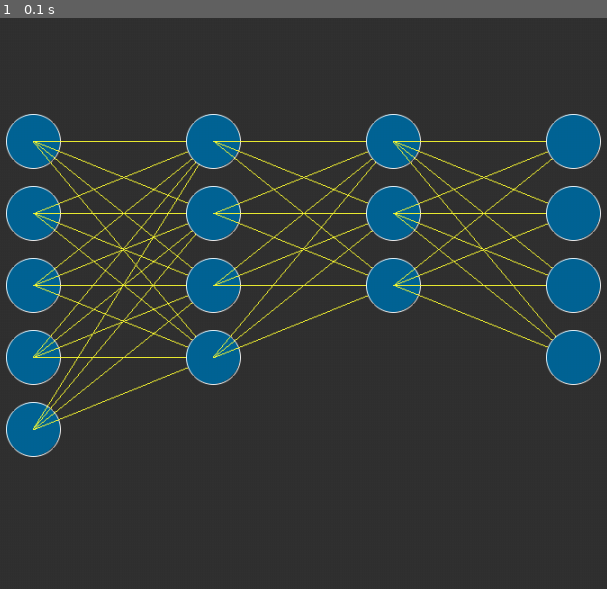
Above: before the commit, frame 1.
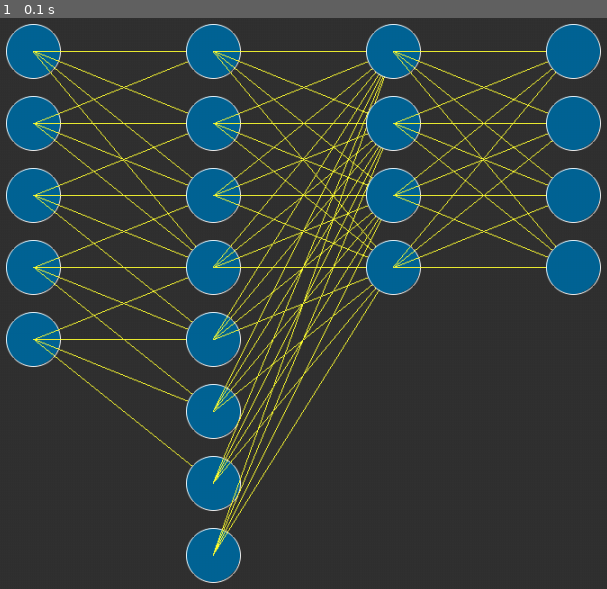
Above: after the commit, the same moment.

Repository: lnyaki/neural_nets
Game: pygame game, started from src/testLayers.py
The game is run twice, just before and just after one commit, with the same random seed, the same clock (stepped at 60 frames per second) and the same inputs.
Inputs:
- Up to frame 1 (0.1 s): no input

The runs differ from the first frame. In frame 1, 23% of the frame differs, in the area x 0-100%, y 1-99%.

Commit message:
Handling mouse events

Diff:
--- a/src/artificialNeuron.py
+++ b/src/artificialNeuron.py
@@ -49,6 +49,7 @@
 		self.futureMove = (0,0)
 		self.layerID 	= layerID
 		self.connectedNeurons 	= []
+		self.backgroundColor = self.BLUE
 
 	def applyMove(self):
 		print("Position : "+str(self.position)+ "	Move by VECTOR "+str(self.futureMove))
@@ -105,6 +106,13 @@
 		self.connectedNeurons.append(targetNeuron)
 
 
+
+	def hover(self):
+		pass
+
+	def selected(self):
+		pass
+
 	def draw(self,gameDisplay):
 		self.drawNeuronBody(gameDisplay)
 		self.drawNeuronConnections(gameDisplay)
@@ -118,7 +126,7 @@
 
 		### Round ! int(round(number))
 		position = (int(round(self.position[0])),int(round(self.position[1])))
-		pygame.draw.circle(gameDisplay,self.BLUE,position,computedNeuronDrawRadius)
+		pygame.draw.circle(gameDisplay,self.backgroundColor,position,computedNeuronDrawRadius)
 		#pygame.draw.circle(gameDisplay,white,position,computedNeuronDrawRadius,borderThickness)
 
 		pygame.gfxdraw.aacircle(gameDisplay,position[0],position[1],computedNeuronDrawRadius, self.WHITE)
--- a/src/testLayers.py
+++ b/src/testLayers.py
@@ -1,9 +1,17 @@
 import pygame
 import random
+import sys
 import vectorOperations
 from artificialNeuron import ArtificialNeuron
 from nnLayer import NNLayer
 from neuralNet import NeuralNet
+
+INTERACTIONS = {
+	"hoverableElements" : [],
+	"hoveredElements" : [],
+	"clickableElements" : [],
+	"clickedElements" : []
+}
 
 def startGame():
 	WINDOW_SIZE 	= (1000,800)
@@ -12,17 +20,60 @@
 	pygame.init()
 
 	gameDisplay 		= initializeGameDisplay(WINDOW_SIZE)
-	neuralNetPosition 	= (200,200)
-	layersStructure 	= [5,4,3,4]
+	neuralNetPosition 	= (200,100)
+	layersStructure 	= [5,8,4,4]
 	neuralNet 			= NeuralNet(neuralNetPosition,layersStructure)
 
 	darkGrey 			= (50,50,50)
 
 	while True:
-		gameDisplay.fill(darkGrey)
-
+		drawBackground(gameDisplay, darkGrey)
+		handleEvents()
 		neuralNet.draw(gameDisplay)
 		pygame.display.update()
+
+
+def drawBackground(gameDisplay,color):
+	gameDisplay.fill(color)
+
+def handleEvents():
+
+	for event in pygame.event.get():
+		if(isKeyboardEvent(event)):
+			handleKeyboardEvents(event)
+
+		elif(isMouseEvent(event)):
+			handleMouseEvents(event)
+
+
+		elif(event.type == pygame.QUIT):
+			pygame.quit()
+			sys.exit()
+
+def isKeyboardEvent(event):
+	return event.type in [pygame.KEYDOWN]
+
+def isMouseEvent(event):
+	return event.type in [pygame.MOUSEBUTTONUP,pygame.MOUSEBUTTONDOWN,pygame.MOUSEMOTION]
+
+def handleKeyboardEvents(event):
+	pass
+
+def handleMouseEvents(event):
+
+	if(event.type == pygame.MOUSEMOTION):
+		hoveredElement = getHoveredElement(INTERACTIONS["hoverableElements"])
+
+		if(hoveredElement):
+			hoveredElement.hover()
+
+def getHoveredElement(hoverable_elements):
+	hoveredElements = []
+
+	for hoverable in hoverable_elements:
+		pass #test collision.
+
+	return hoveredElements
 
 def drawNeuralNet(layers, gameDisplay):
 	for layer in layers:
